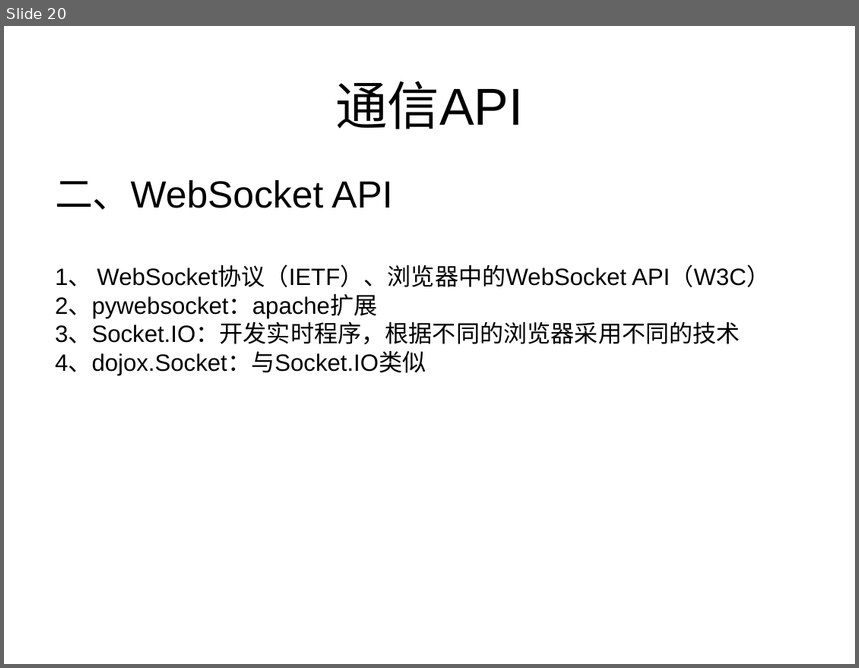
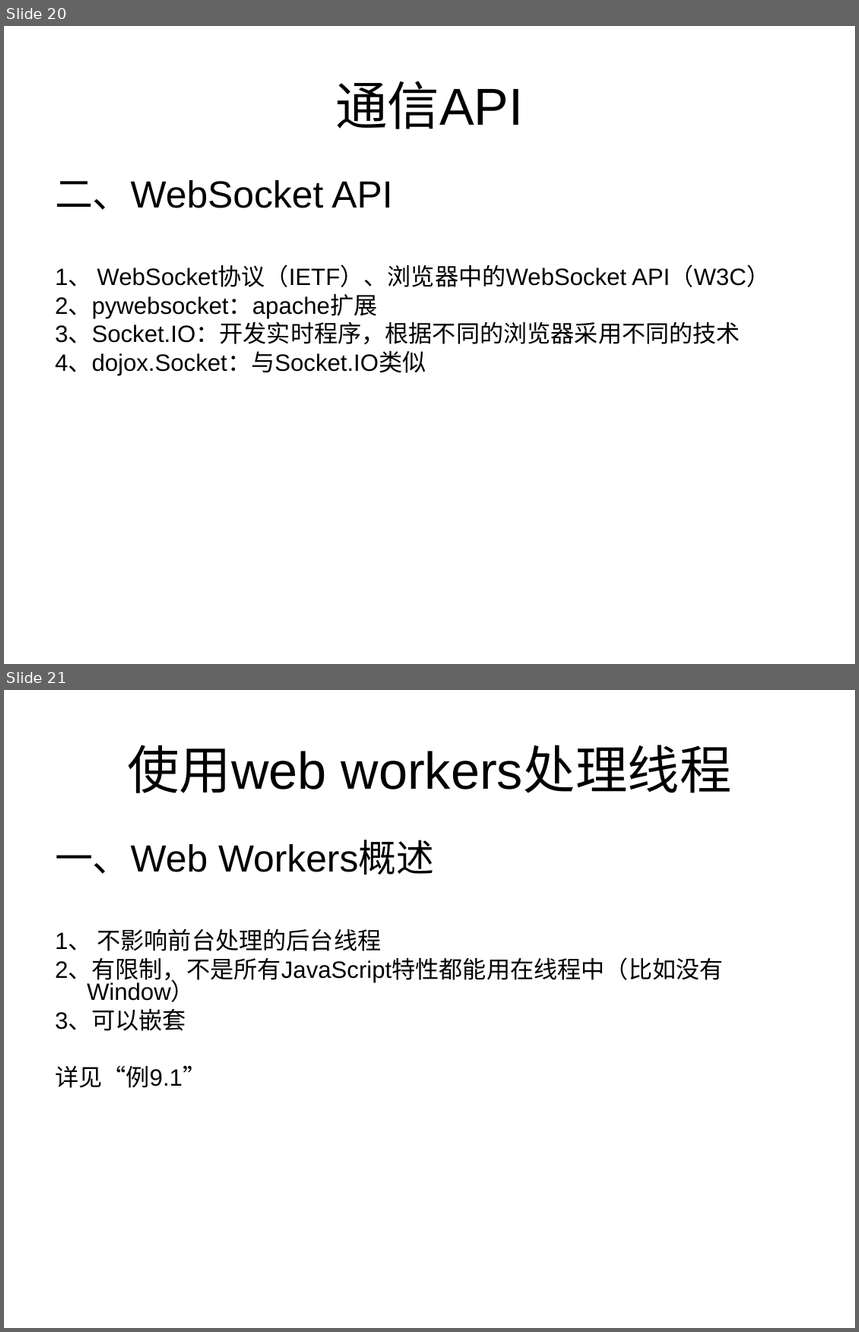
Before and after one commit to testuser2213/tom-wang-manual, a slide deck: manual/html5/share/关于HTML5的分享.ppt. Shown one above the other, each under a label of ours: slide 20 before the commit, slides 20 and 21 after it. The pictures are 859x668 and 859x1332 pixels, drawn with LibreOffice and Linux fonts; fonts in the diff are those of the drawing. Boxes give left, top, right and bottom in pixels: in the first picture for what was removed or moved away, otherwise in the second. Text is boxed around its words. In the diff, an @@ line names an element or a change of style, - is before the commit and + after.

```diff
--- a/manual/html5/share/关于HTML5的分享.ppt
+++ b/manual/html5/share/关于HTML5的分享.ppt
@@ slide 21 added at box(4, 690, 855, 1328), background #FFFFFF @@
@@ title added at box(127, 745, 732, 793), 44 pt, text #000000 @@
+使用web workers处理线程
@@ text added at box(55, 842, 724, 1088), 20 pt, text #000000 @@
+一、Web Workers概述
+1、 不影响前台处理的后台线程
+2、有限制，不是所有JavaScript特性都能用在线程中（比如没有Window）
+3、可以嵌套
+详见“例9.1”
```
Also in this commit, not shown: 2 slides changed, 2 other files.
